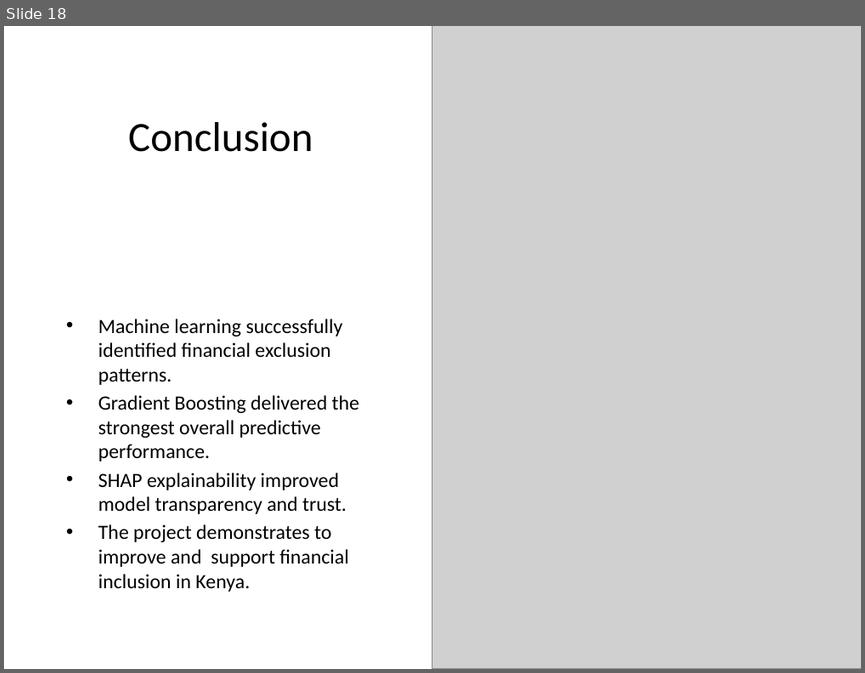
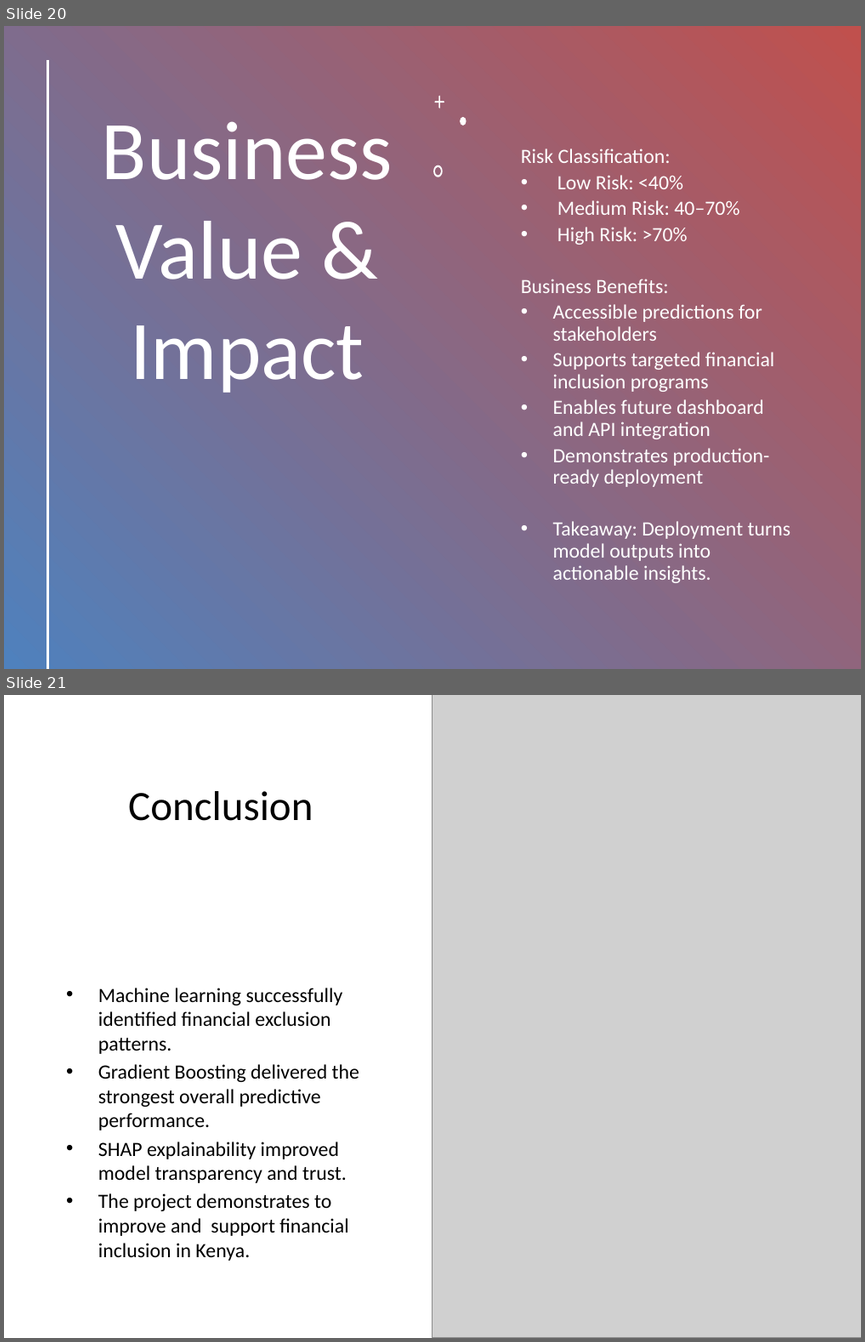
Before and after one commit to ChairoSolutions/Kenya-financial-inclusion-risk, a slide deck: Presentation/Financial_Inclusion_Presentation.pptx. Shown one above the other, each under a label of ours: slide 18 before the commit, slides 20 and 21 after it. The pictures are 865x673 and 865x1342 pixels, drawn with LibreOffice and Linux fonts; fonts in the diff are those of the drawing; grey boxes stand for pictures; background and template pictures are left out; a plain dark background stands for a picture behind light text. Boxes give left, top, right and bottom in pixels: in the first picture for what was removed or moved away, otherwise in the second. Text is boxed around its words. In the diff, an @@ line names an element or a change of style, - is before the commit and + after.

```diff
--- a/Presentation/Financial_Inclusion_Presentation.pptx
+++ b/Presentation/Financial_Inclusion_Presentation.pptx
@@ slide 20 added at [4,26,861,669], background picture (left out) @@
@@ rectangle added at [4,26,861,669], fill #FFFFFF @@
@@ rectangle added at [4,26,861,669], fill gradient #4F81BD to #C0504D @@
@@ line added from (47, 61) to (47, 668), #FFFFFF 2 pt @@
@@ freeform shape added at [434,96,443,108], fill #FFFFFF @@
@@ title added at [102,121,392,392], 70 pt, text #FFFFFF @@
+Business Value & Impact
@@ freeform shape added at [460,117,466,125], fill #FFFFFF @@
@@ text added at [521,148,791,583], 17 pt, text #FFFFFF @@
+Risk Classification:
+• Low Risk: <40%
+• Medium Risk: 40–70%
+• High Risk: >70%
+Business Benefits:
+• Accessible predictions for stakeholders
+• Supports targeted financial inclusion programs
+• Enables future dashboard and API integration
+• Demonstrates production-ready deployment
+• Takeaway: Deployment turns model outputs into actionable insights.
@@ freeform shape added at [433,165,442,176], fill #FFFFFF @@
@@ what was slide 18 is now slide 21 @@
```
Also in this commit, not shown: 1 slide changed, 3 other slides added, 1 other file.
